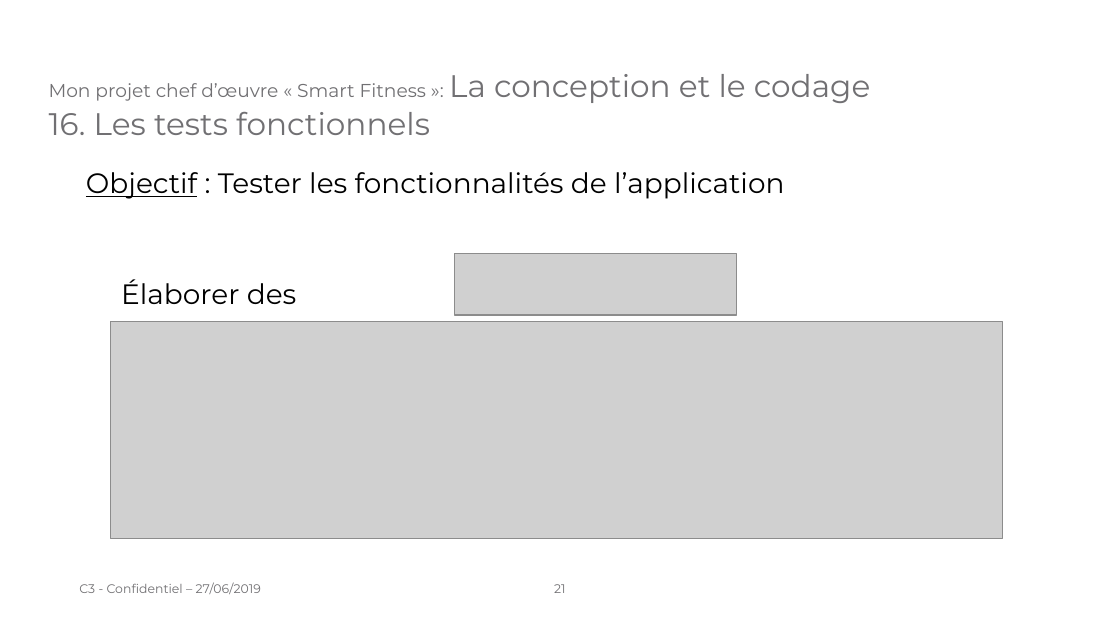
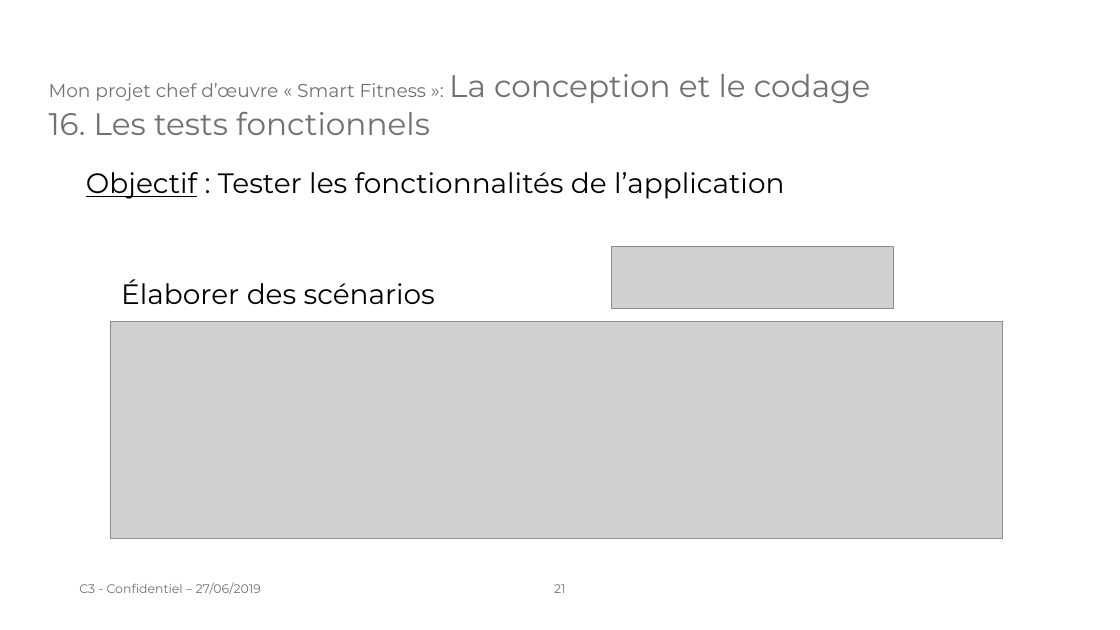
Before and after one commit to laurentpicardLP2/smartFitness, a slide deck: slide 21 of docs/oral/Présentation orale - Projet chef d'œuvre.odp. Drawn at 1120x630 pixels with LibreOffice and Linux fonts; fonts in the diff are those of the drawing; grey boxes stand for pictures; background and template pictures are left out. Boxes give left, top, right and bottom in pixels: in the first picture for what was removed or moved away, otherwise in the second. Text is boxed around its words. In the diff, an @@ line names an element or a change of style, - is before the commit and + after.

```diff
--- a/docs/oral/Présentation orale - Projet chef d'œuvre.odp
+++ b/docs/oral/Présentation orale - Projet chef d'œuvre.odp
@@ free "Élaborer des scénarios": place and size @@
-free "Élaborer des scénarios" at <box>110,254,428,366</box>
+free "Élaborer des scénarios" at <box>110,254,559,316</box>
@@ picture: place and size @@
-picture at <box>455,254,737,316</box>
+picture at <box>612,246,894,308</box>
```
Also in this commit, not shown: 5 other files.
